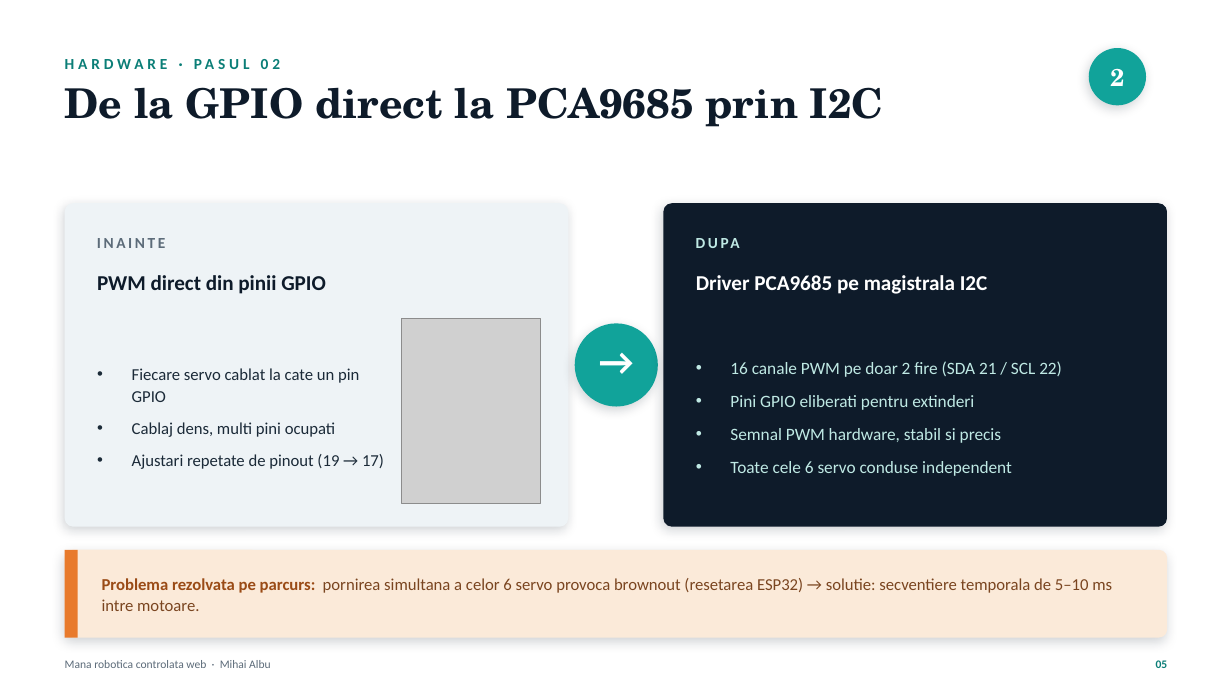
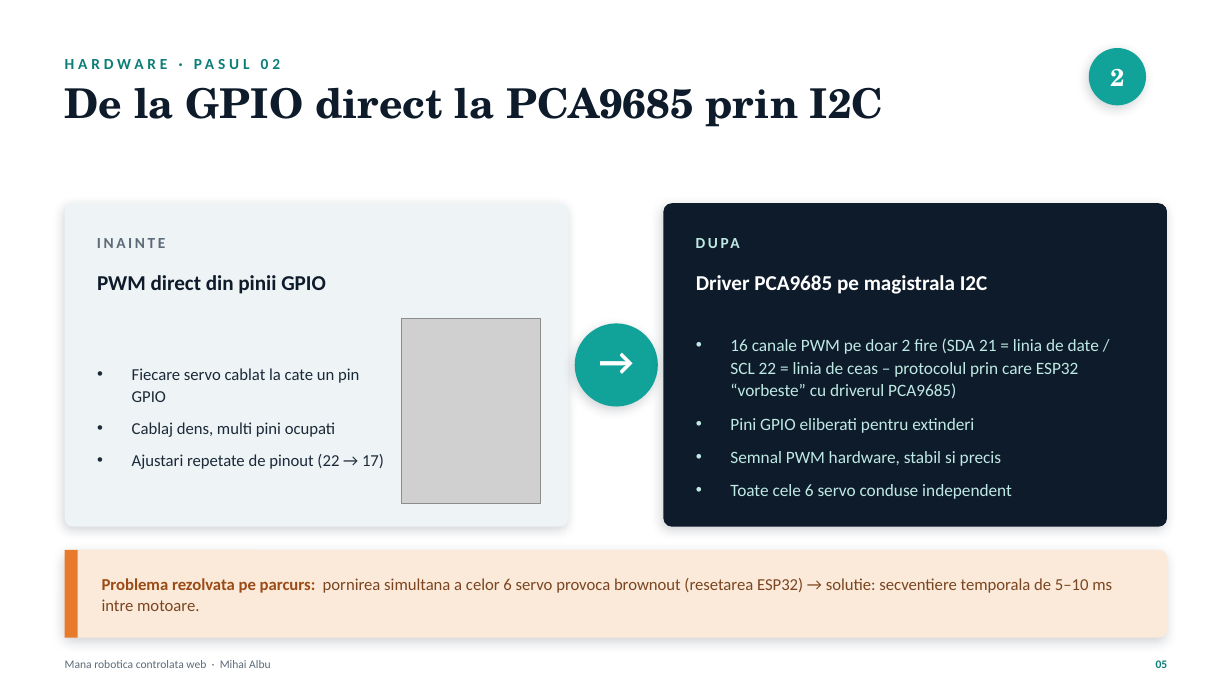
Before and after one commit to miscu123/Web-Controlled-Robotic-IoT-Hand, a slide deck: slide 5 of Prezentare_Mana_Robotica.pptx. Drawn at 1232x693 pixels with LibreOffice and Linux fonts; fonts in the diff are those of the drawing; grey boxes stand for pictures. Boxes give left, top, right and bottom in pixels: in the first picture for what was removed or moved away, otherwise in the second. Text is boxed around its words. In the diff, an @@ line names an element or a change of style, - is before the commit and + after.

```diff
--- a/Prezentare_Mana_Robotica.pptx
+++ b/Prezentare_Mana_Robotica.pptx
@@ text at (730, 338, 1099, 398): text changed @@
-• 16 canale PWM pe doar 2 fire (SDA 21 / SCL 22)
+• 16 canale PWM pe doar 2 fire (SDA 21 = linia de date / SCL 22 = linia de ceas – protocolul prin care ESP32 “vorbeste” cu driverul PCA9685)
@@ text at (132, 454, 384, 469): text changed @@
-• Ajustari repetate de pinout (19 → 17)
+• Ajustari repetate de pinout (22 → 17)
```
Also in this commit, not shown: 2 other slides changed.
